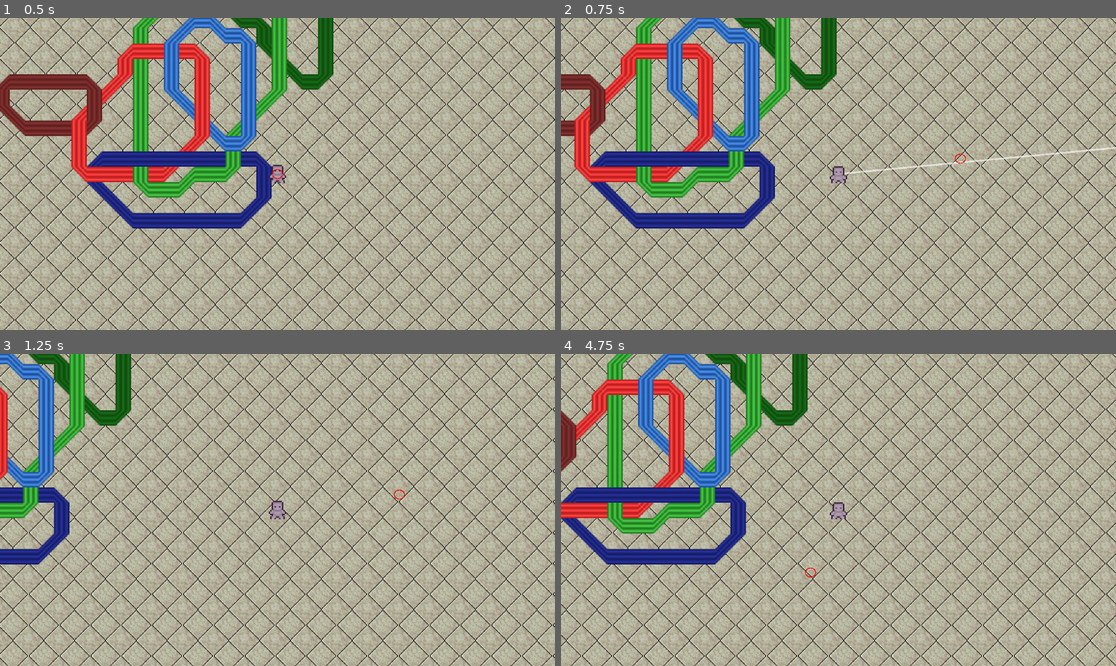
Above: before the commit, frames 1-4 (two rows, left to right).
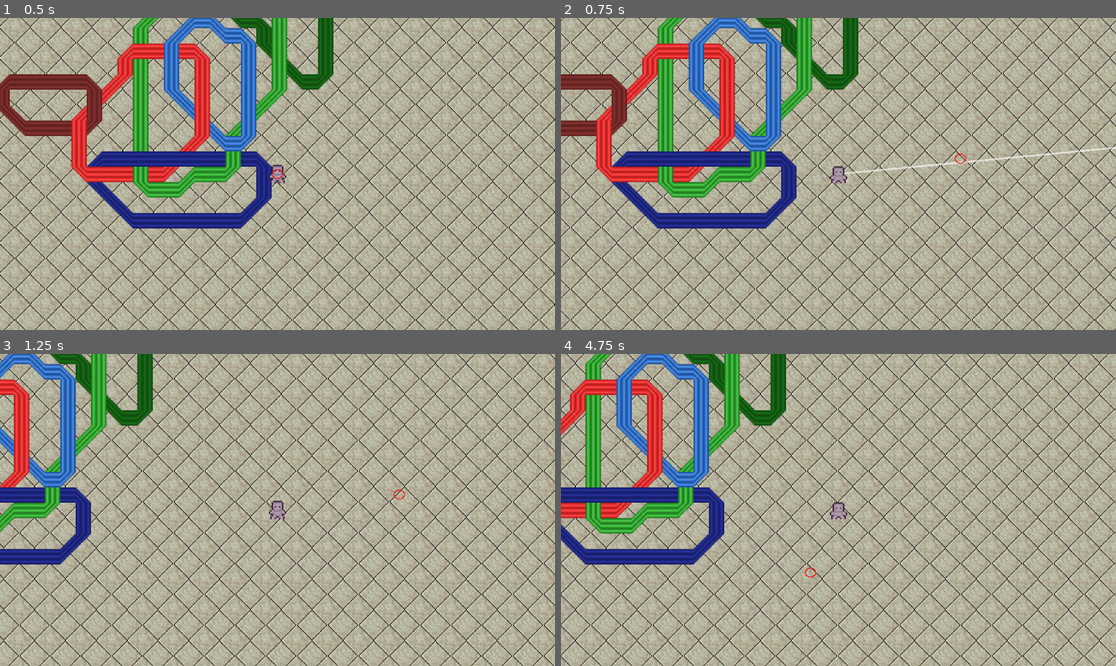
Above: after the commit, the same moments.

Repository: Collisteru/bytelux
Game: Godot game, scene res://test_map.tscn
Two runs of this game, one before a commit and one after it. Both use one fixed random seed, a clock stepped at 60 frames per second and the inputs below.
Inputs (mouse positions are in pixels of both pictures, inside the frame that each line leads up to):
- Up to frame 1 (0.5 s): no input
- Up to frame 2 (0.75 s): tap Enter at 0.5 s; move the mouse to (960, 158) at 0.52 s; hold Right (ui_right) from 0.53 s (still down); tap 1 at 0.6 s; click (960, 158) at 0.67 s
- Up to frame 3 (1.25 s): keep holding Right (ui_right)
- Up to frame 4 (4.75 s): move the mouse to (727, 525) at 1.27 s; release Right (ui_right) at 1.28 s; hold Down (ui_down) 1.28-2.03 s; tap one key every 0.75 s from 1.35 s: 2 3 1 2 3; move the mouse to (894, 441) at 2.02 s; hold Right (ui_right) 2.03-2.78 s; move the mouse to (810, 572) at 2.77 s; hold Up (ui_up) 2.78-3.53 s; click (810, 572) at 2.92 s; move the mouse to (1005, 556) at 3.52 s; hold Left (ui_left) from 3.53 s (still down); move the mouse to (672, 463) at 4.27 s

Frame 1 is identical in both runs. In frame 2, 49% of the frame differs, in the area x 0-100%, y 0-100%; in frame 3, 44%; in frame 4, 48%.

Commit message:
normalize movement and acceleration

Diff:
--- a/entities/test_player/test_player.gd
+++ b/entities/test_player/test_player.gd
@@ -1,6 +1,7 @@
 extends CharacterBody2D
 
 const SPEED = 300.0
+const ACCELERATION = 30.0
 enum LENS_COLOR {RED, BLUE, GREEN, WHITE}
 var lens = LENS_COLOR.WHITE
 
@@ -68,16 +69,25 @@
 	var direction_x := Input.get_axis("ui_left", "ui_right")
 	var direction_y := Input.get_axis("ui_up", "ui_down")
 
-	# Handle horizontal (x) movement
-	if direction_x != 0:
-		velocity.x = direction_x * SPEED
+	# Handle diagonal (xy) movement
+	if direction_x != 0 and direction_y != 0:
+		velocity.x = move_toward(velocity.x,direction_x * SPEED/sqrt(2),ACCELERATION/sqrt(2))
+		velocity.y = move_toward(velocity.y,direction_y * SPEED/sqrt(2),ACCELERATION/sqrt(2))
+	# Handles single direction (x or y) movement
 	else:
-		velocity.x = move_toward(velocity.x, 0, SPEED)
+		# Handle horizontal (x) movement
+		if direction_x != 0:
+			#velocity.x = direction_x * SPEED
+			velocity.x = move_toward(velocity.x,direction_x * SPEED,ACCELERATION)
+		else:
+			velocity.x = move_toward(velocity.x, 0, ACCELERATION)
 
-	# Handle vertical (y) movement
-	if direction_y != 0:
-		velocity.y = direction_y * SPEED
-	else:
-		velocity.y = move_toward(velocity.y, 0, SPEED)
+		# Handle vertical (y) movement
+		if direction_y != 0:
+			#velocity.y = direction_y * SPEED
+			velocity.y = move_toward(velocity.y,direction_y * SPEED,ACCELERATION)
+		else:
+			velocity.y = move_toward(velocity.y, 0, ACCELERATION)
+
 
 	move_and_slide()
